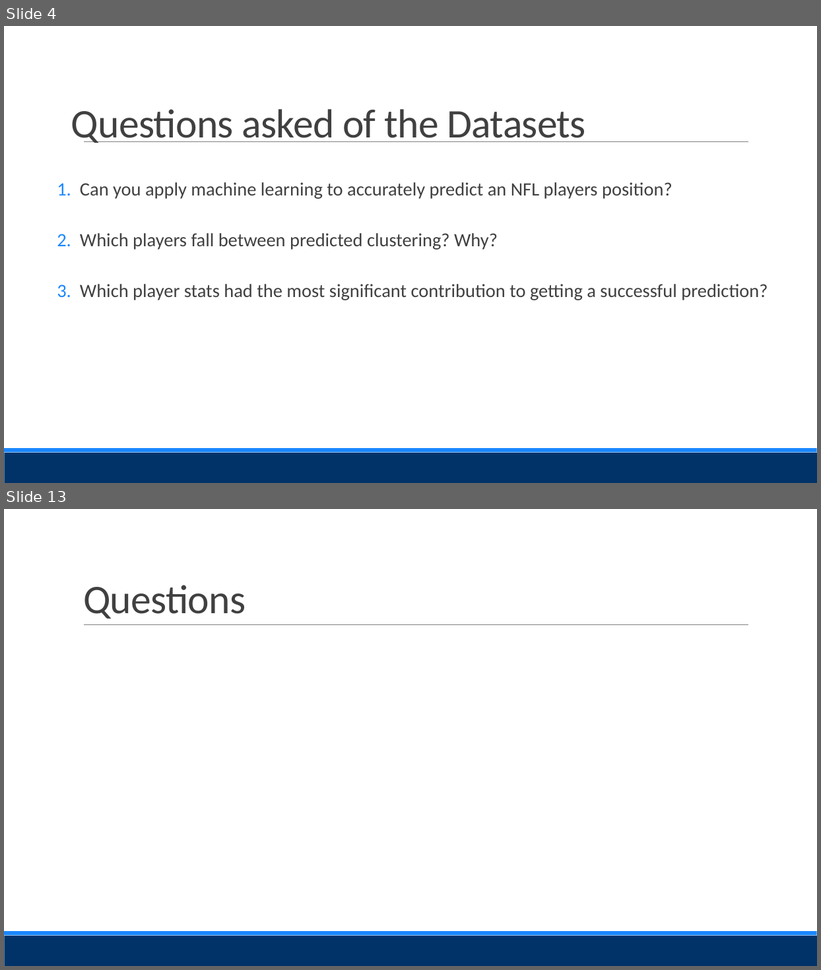
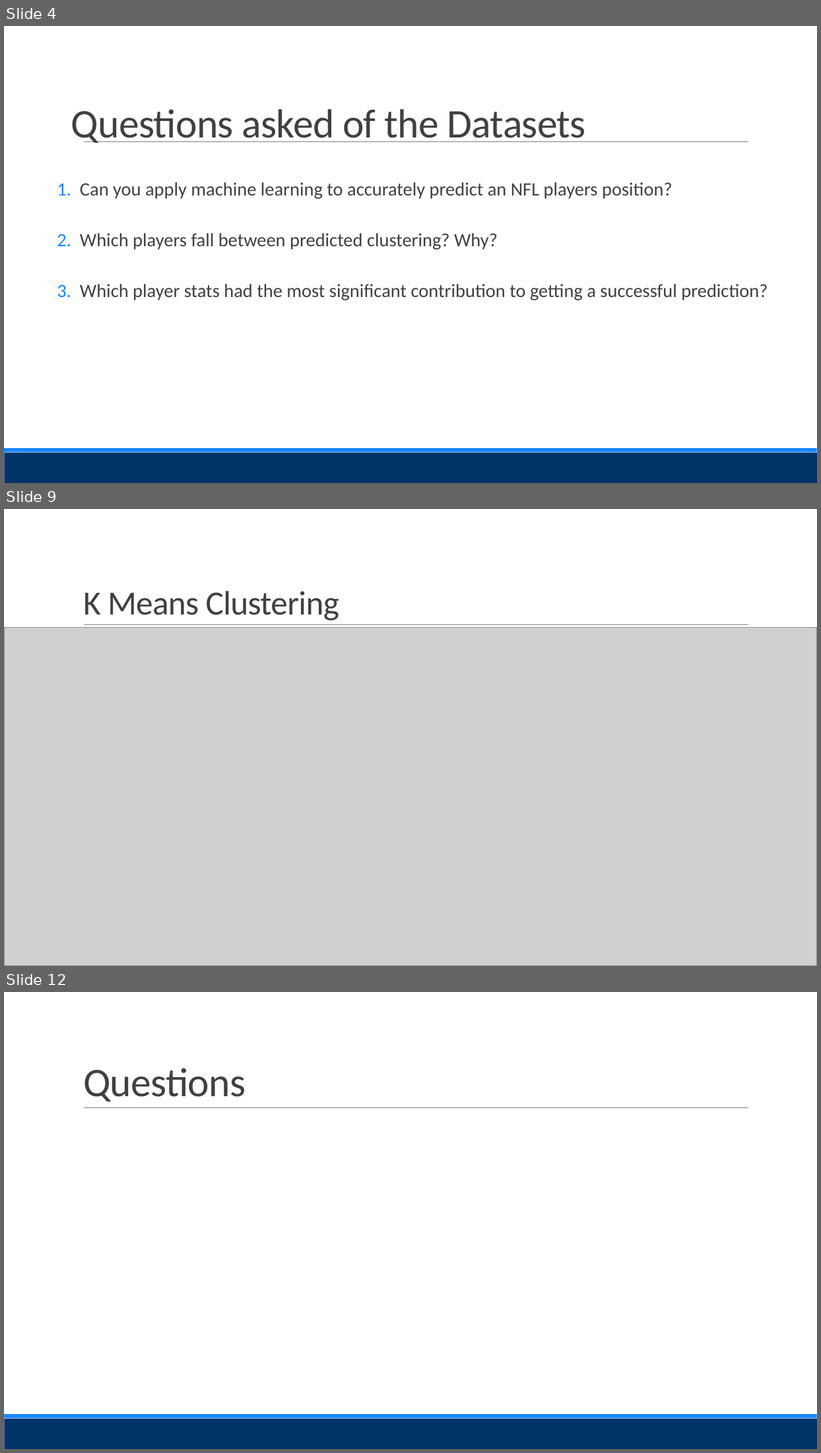
Before and after one commit to Evdawg/Project_4_FF_ML, a slide deck: Presentation.pptx. Shown one above the other, each under a label of ours: slides 4 and 13 before the commit, slides 4, 9 and 12 after it; the slides between them are not shown. The pictures are 821x970 and 821x1453 pixels, drawn with LibreOffice and Linux fonts; fonts in the diff are those of the drawing; grey boxes stand for pictures. Boxes give left, top, right and bottom in pixels: in the first picture for what was removed or moved away, otherwise in the second. Text is boxed around its words. In the diff, an @@ line names an element or a change of style, - is before the commit and + after.

```diff
--- a/Presentation.pptx
+++ b/Presentation.pptx
@@ slide 9 added at <box>4,509,817,966</box>, background #FFFFFF; not listed: 3 template elements that a slide beside it also shows @@
@@ title added at <box>83,591,339,621</box>, 40 pt, text #404040 @@
+K Means Clustering
@@ picture added at <box>4,627,817,966</box> @@
@@ what was slide 13 is now slide 12 @@
```
Also in this commit, not shown: 4 slides changed, 3 other slides added, 5 slides removed.
